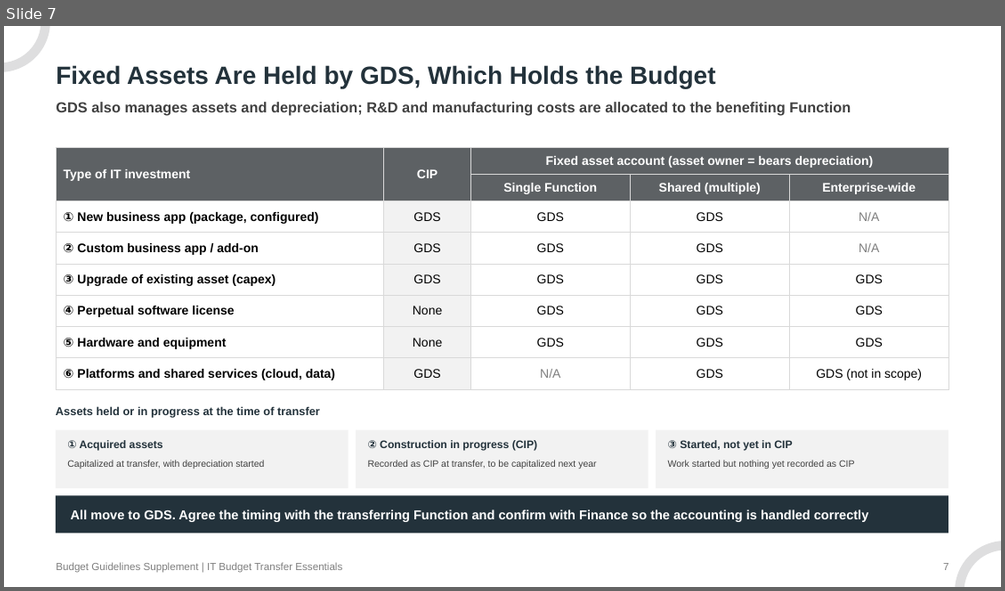
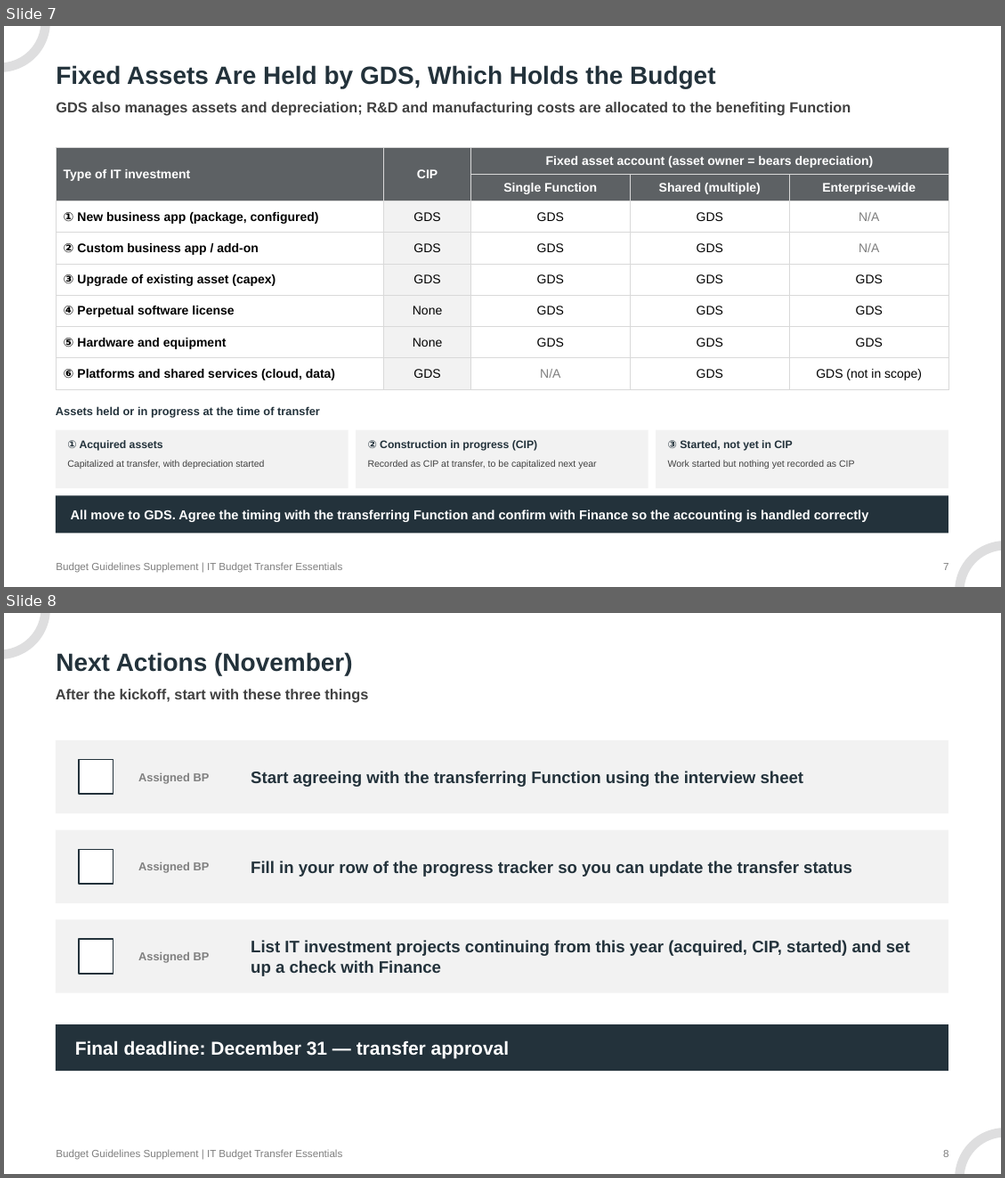
Before and after one commit to hiroyasu-komaki/temp, a slide deck: budget-transfer/kickoff/IT_Budget_Transfer_Essentials_Guidelines_Supplement_2026-11.pptx. Shown one above the other, each under a label of ours: slide 7 before the commit, slides 7 and 8 after it. The pictures are 1005x591 and 1005x1178 pixels, drawn with LibreOffice and Linux fonts; fonts in the diff are those of the drawing. Boxes give left, top, right and bottom in pixels: in the first picture for what was removed or moved away, otherwise in the second. Text is boxed around its words. In the diff, an @@ line names an element or a change of style, - is before the commit and + after.

Commit message:
budget transfer update

```diff
--- a/budget-transfer/kickoff/IT_Budget_Transfer_Essentials_Guidelines_Supplement_2026-11.pptx
+++ b/budget-transfer/kickoff/IT_Budget_Transfer_Essentials_Guidelines_Supplement_2026-11.pptx
@@ slide 8 added at [4,613,1001,1174], background #FFFFFF; not listed: 3 template elements that a slide beside it also shows @@
@@ title added at [56,652,353,675], 24 pt, text #23323B, bold @@
+Next Actions (November)
@@ text added at [56,689,368,703], 14 pt, text #404040, bold @@
+After the kickoff, start with these three things
@@ rectangle added at [56,740,948,813], fill #F2F2F2 @@
@@ rectangle added at [79,760,113,794], fill #FFFFFF, outline #23323B 1.5 pt @@
@@ text added at [251,771,804,787], 16 pt, text #23323B, bold @@
+Start agreeing with the transferring Function using the interview sheet
@@ text added at [138,773,210,783], 11 pt, text #7F7F7F, bold @@
+Assigned BP
@@ rectangle added at [56,830,948,903], fill #F2F2F2 @@
@@ rectangle added at [79,850,113,884], fill #FFFFFF, outline #23323B 1.5 pt @@
@@ text added at [138,862,210,873], 11 pt, text #7F7F7F, bold @@
+Assigned BP
@@ text added at [251,860,852,876], 16 pt, text #23323B, bold @@
+Fill in your row of the progress tracker so you can update the transfer status
@@ rectangle added at [56,919,948,993], fill #F2F2F2 @@
@@ rectangle added at [79,939,113,973], fill #FFFFFF, outline #23323B 1.5 pt @@
@@ text added at [138,952,210,963], 11 pt, text #7F7F7F, bold @@
+Assigned BP
@@ text added at [251,940,910,976], 16 pt, text #23323B, bold @@
+List IT investment projects continuing from this year (acquired, CIP, started) and set up a check with Finance
@@ rectangle added at [56,1024,948,1070], fill #23323B @@
@@ text added at [75,1040,509,1058], 18 pt, text #FFFFFF, bold @@
+Final deadline: December 31 — transfer approval
@@ page number added at [943,1150,948,1157], 10 pt, text #7F7F7F @@
+8
```
Also in this commit, not shown: 2 slides changed, 3 other files.
